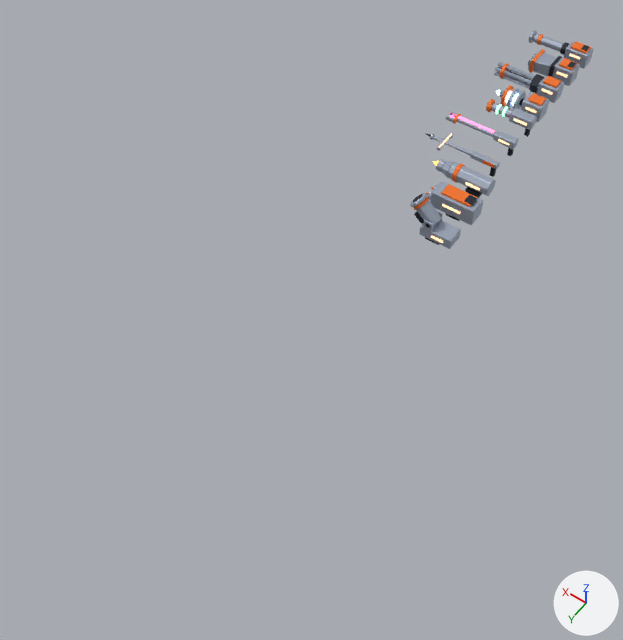
An edit to the glTF model godot/assets/models/guns.glb, drawn before and after from the same camera.
Camera for both pictures: a 50 mm lens placed at (-3.64, 14.83, 10.31), pointed at (0.85, 8.55, 0.43). Lighting does not change. The marker at lower right points along +X, +Y and +Z. The older version comes first.

Names of what the first picture shows: 'flamer', 'gatling', 'missiles', 'mortar', 'rivet', 'scatter', 'tesla' and 3 more.
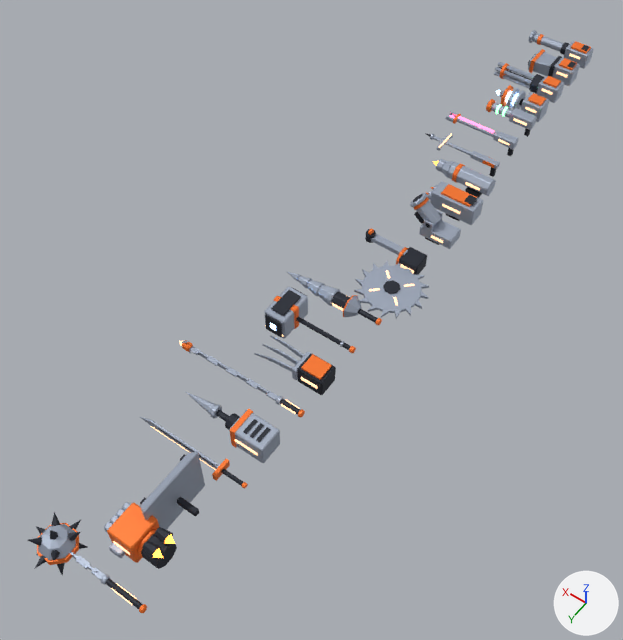
The change, as a diff of the scene's bpy script:
```diff
--- a/godot/assets/models/guns.glb.py
+++ b/godot/assets/models/guns.glb.py
@@ ob_whip @@
+ob_whip = bpy.data.objects.new('whip', me_whip)  # 284 vertices, 500 faces; spans x -0.19..1.87, y -0.06..0.06, z -0.2..0.08; in mat_joint (dark blue #282c37), mat_body (orange #ff7b2b), mat_trim (light grey #acb6c7), mat_glow (beige #ffc597, glowing beige #ffc597)
+ob_whip.location = (0.0, 10.2, 1.0)
@@ ob_saw_disc @@
+ob_saw_disc = bpy.data.objects.new('saw_disc', me_saw_disc)  # 240 vertices, 392 faces; spans x -0.527..0.527, y -0.527..0.527, z -0.045..0.045; in mat_trim (light grey #acb6c7), mat_joint (dark blue #282c37), mat_glow (beige #ffc597, glowing beige #ffc597)
+ob_saw_disc.location = (0.0, 7.8, 1.0)
@@ ob_saw @@
+ob_saw = bpy.data.objects.new('saw', me_saw)  # 160 vertices, 292 faces; spans x -0.13..0.819, y -0.16..0.16, z -0.148..0.236; in mat_joint (dark blue #282c37), mat_glow (beige #ffc597, glowing beige #ffc597), mat_body (orange #ff7b2b), mat_trim (light grey #acb6c7)
+ob_saw.location = (0.0, 7.2, 1.0)
@@ ob_katana @@
+ob_katana = bpy.data.objects.new('katana', me_katana)  # 94 vertices, 156 faces; spans x -0.23..1.47, y -0.13..0.13, z -0.08..0.06; in mat_body (orange #ff7b2b), mat_joint (dark blue #282c37), mat_trim (light grey #acb6c7), mat_glow (beige #ffc597, glowing beige #ffc597)
+ob_katana.location = (0.0, 11.4, 1.0)
@@ ob_hammer @@
+ob_hammer = bpy.data.objects.new('hammer', me_hammer)  # 264 vertices, 476 faces; spans x -0.17..1.135, y -0.308..0.308, z -0.205..0.225; in mat_joint (dark blue #282c37), mat_body (orange #ff7b2b), mat_trim (light grey #acb6c7), mat_arc (blue #acd3ff, glowing blue #acd3ff), mat_glow (beige #ffc597, glowing beige #ffc597)
+ob_hammer.location = (0.0, 9.0, 1.0)
@@ ob_flail @@
+ob_flail = bpy.data.objects.new('flail', me_flail)  # 301 vertices, 506 faces; spans x -0.25..1.45, y -0.37..0.37, z -0.41..0.33; in mat_joint (dark blue #282c37), mat_body (orange #ff7b2b), mat_trim (light grey #acb6c7), mat_glow (beige #ffc597, glowing beige #ffc597)
+ob_flail.location = (0.0, 13.2, 1.0)
@@ ob_fist @@
+ob_fist = bpy.data.objects.new('fist', me_fist)  # 402 vertices, 732 faces; spans x -0.12..0.72, y -0.23..0.3, z -0.21..0.324; in mat_joint (dark blue #282c37), mat_body (orange #ff7b2b), mat_glow (beige #ffc597, glowing beige #ffc597), mat_trim (light grey #acb6c7), mat_flame (orange #ff9739, glowing orange #ff9739)
+ob_fist.location = (0.0, 12.6, 1.0)
@@ ob_drill @@
+ob_drill = bpy.data.objects.new('drill', me_drill)  # 425 vertices, 802 faces; spans x -0.19..1.4, y -0.17..0.17, z -0.17..0.17; in mat_joint (dark blue #282c37), mat_body (orange #ff7b2b), mat_trim (light grey #acb6c7), mat_glow (beige #ffc597, glowing beige #ffc597)
+ob_drill.location = (0.0, 8.4, 1.0)
@@ ob_claws @@
+ob_claws = bpy.data.objects.new('claws', me_claws)  # 162 vertices, 280 faces; spans x -0.18..0.92, y -0.18..0.18, z -0.15..0.18; in mat_joint (dark blue #282c37), mat_body (orange #ff7b2b), mat_glow (beige #ffc597, glowing beige #ffc597), mat_trim (light grey #acb6c7)
+ob_claws.location = (0.0, 9.6, 1.0)
@@ ob_bunker @@
+ob_bunker = bpy.data.objects.new('bunker', me_bunker)  # 225 vertices, 406 faces; spans x -0.16..1.25, y -0.19..0.19, z -0.18..0.185; in mat_trim (light grey #acb6c7), mat_body (orange #ff7b2b), mat_joint (dark blue #282c37), mat_glow (beige #ffc597, glowing beige #ffc597)
+ob_bunker.location = (0.0, 10.8, 1.0)
@@ ob_bash @@
+ob_bash = bpy.data.objects.new('bash', me_bash)  # 96 vertices, 160 faces; spans x 0.01..0.495, y -0.473..0.473, z -0.423..0.423; in mat_joint (dark blue #282c37), mat_trim (light grey #acb6c7), mat_body (orange #ff7b2b), mat_glow (beige #ffc597, glowing beige #ffc597)
+ob_bash.location = (0.0, 12.0, 1.0)
```

Boxes (x1, y1, x2, y2) around the edits, measured in the pictures (623 x 640 px):
'fist', added: after (104, 502, 177, 569)
'bash', added: after (140, 452, 205, 530)
'saw_disc', added: after (354, 261, 429, 319)
'flail', added: after (28, 512, 147, 613)
'bunker', added: after (186, 392, 280, 463)
'hammer', added: after (264, 287, 356, 353)
'claws', added: after (254, 336, 336, 395)
'drill', added: after (286, 271, 382, 325)
'saw', added: after (365, 228, 427, 275)
'whip', added: after (179, 340, 305, 418)
'katana', added: after (140, 417, 248, 489)
